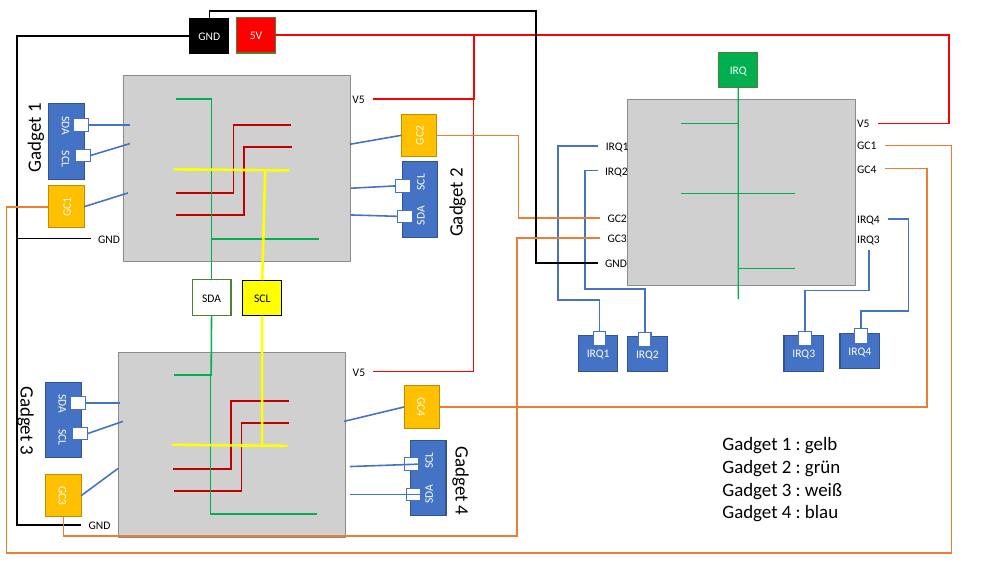
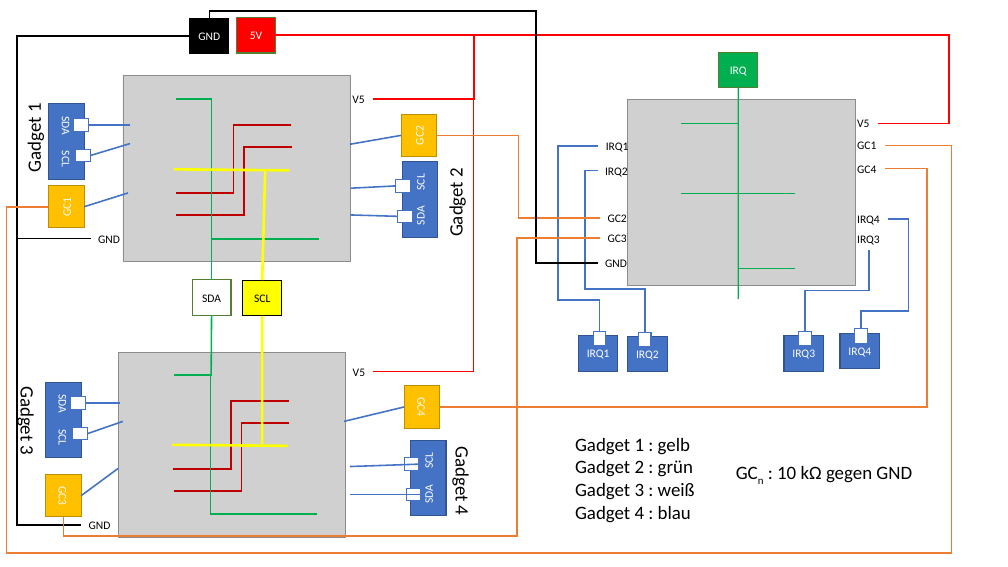
Before and after one commit to jeskes/activityboard, a slide deck: slide 11 of Activityboard.pptx (slide 10 before the commit). Drawn at 1008x567 pixels with LibreOffice and Linux fonts; fonts in the diff are those of the drawing; grey boxes stand for pictures. Boxes give left, top, right and bottom in pixels: in the first picture for what was removed or moved away, otherwise in the second. Text is boxed around its words. In the diff, an @@ line names an element or a change of style, - is before the commit and + after.

```diff
--- a/Activityboard.pptx
+++ b/Activityboard.pptx
@@ text "Gadget 1 : gelb" moved from (x1=722, y1=437, x2=842, y2=522) to (x1=575, y1=438, x2=695, y2=523) @@
@@ text added at (x1=777, y1=466, x2=912, y2=483), 18 pt, text #000000 @@
+GCn : 10 kΩ gegen GND
```
Also in this commit, not shown: 1 other slide changed, 1 slide added.
